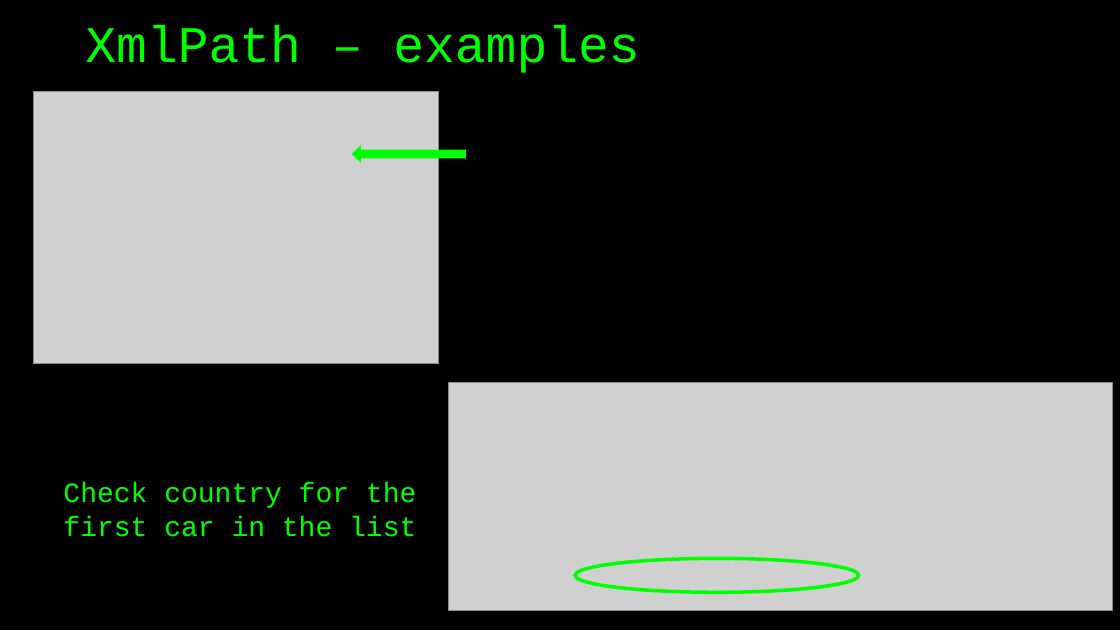
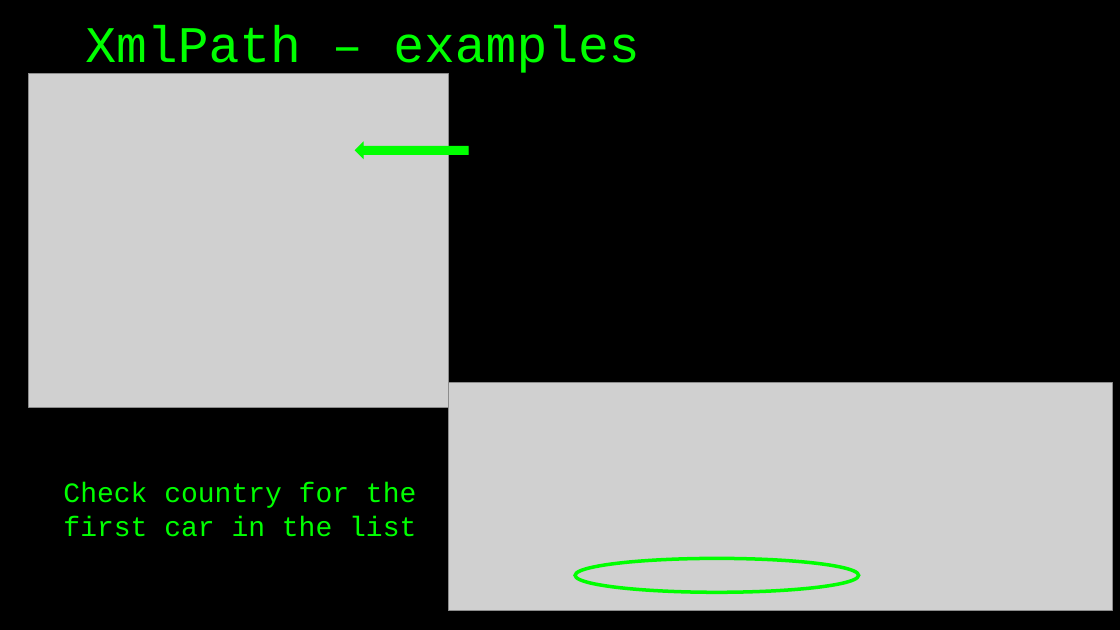
Before and after one commit to basdijkstra/rest-assured-workshop, a slide deck: slide 58 of RestAssuredWorkshop.pptx. Drawn at 1120x630 pixels with LibreOffice and Linux fonts; fonts in the diff are those of the drawing; grey boxes stand for pictures. Boxes give left, top, right and bottom in pixels: in the first picture for what was removed or moved away, otherwise in the second. Text is boxed around its words. In the diff, an @@ line names an element or a change of style, - is before the commit and + after.

```diff
--- a/RestAssuredWorkshop.pptx
+++ b/RestAssuredWorkshop.pptx
@@ picture: place and size @@
-picture at [33, 92, 439, 364]
+picture at [28, 74, 448, 408]
@@ freeform shape at [355, 143, 468, 158]: outline redrawn @@
```
Also in this commit, not shown: 6 other slides changed, 12 other files.
